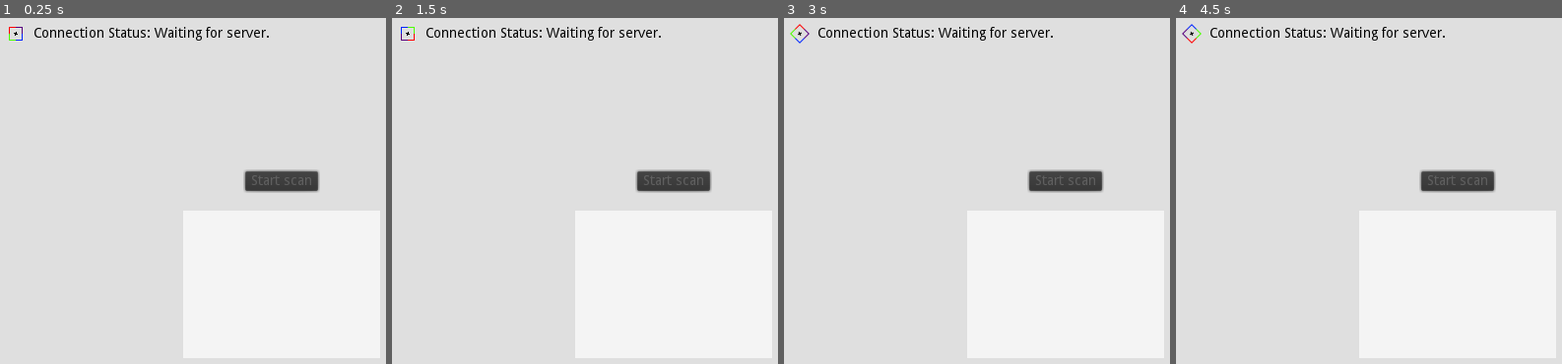
Above: before the commit, frames 1-4 (left to right).
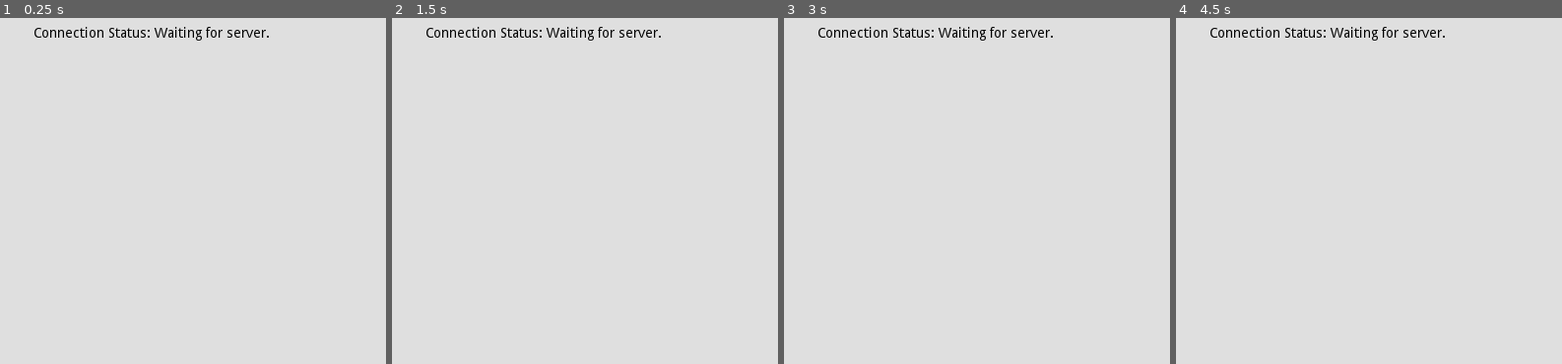
Above: after the commit, the same moments.

Repository: Aramatis/HRM-Godot-Integration
Game: Godot game, scene res://Root.tscn
The game is run twice, just before and just after one commit, with the same random seed, the same clock (stepped at 60 frames per second) and the same inputs.
Inputs:
- Up to frame 1 (0.25 s): no input
- Up to frame 2 (1.5 s): tap Enter at 0.5 s; tap Space at 1.25 s
- Up to frame 3 (3 s): tap Enter at 2 s; tap Space at 2.75 s
- Up to frame 4 (4.5 s): tap Enter at 3.5 s; tap Space at 4.25 s

The runs differ from the first frame. In frame 1, 1.4% of the frame differs, in the area x 2-83%, y 2-51%; in frame 2, 1.4%; in frame 3, 1.4%, in the area x 1-83%, y 1-51%; in frame 4, 1.4%.

Commit message:
Added HRM graph view

Diff:
--- /dev/null
+++ b/Axis.gd
@@ -0,0 +1,53 @@
+extends ColorRect
+
+# Signals
+signal name_resized
+
+# Variables
+var begin_label : Label
+var end_label : Label
+var name_label : Label
+var vertical : bool
+
+# Called when the node enters the scene tree for the first time.
+func _ready():
+	begin_label = $Begin
+	end_label = $End
+	name_label = $Name
+	vertical = false
+
+# Sets the axis as vertical
+func set_vertical():
+	if vertical:
+		return
+	self.set_rotation(PI/2)
+	name_label.set_rotation(-PI/2)
+	begin_label.set_rotation(-PI/2)
+	end_label.set_rotation(-PI/2)
+	name_label.rect_position[1] += name_label.rect_size[1]
+	name_label.rect_position[1] += name_label.rect_size[0]
+	end_label.rect_position[0] += end_label.rect_size[1]
+	vertical = true
+
+# Sets the axis as horizontal
+func set_horizontal():
+	if not vertical:
+		return
+	end_label.rect_position[0] -= end_label.rect_size[1]
+	name_label.rect_position[1] -= name_label.rect_size[0]
+	name_label.rect_position[1] -= name_label.rect_size[1]
+	end_label.set_rotation(0)
+	begin_label.set_rotation(0)
+	name_label.set_rotation(0)
+	self.set_rotation(0)
+	vertical = false
+
+# Sets the text of the labels for beginning and end:
+func set_labels(name, begin, end):
+	name_label.set_text(str(name))
+	begin_label.set_text(str(begin))
+	end_label.set_text(str(end))
+
+# Propagates the resized signal of the name label
+func _on_name_resized():
+	emit_signal("name_resized")
--- /dev/null
+++ b/Axis.tscn
@@ -0,0 +1,49 @@
+[gd_scene load_steps=2 format=2]
+
+[ext_resource path="res://Axis.gd" type="Script" id=1]
+
+[node name="Axis" type="ColorRect"]
+anchor_left = 0.5
+anchor_top = 0.5
+anchor_right = 0.5
+anchor_bottom = 0.5
+margin_left = -300.0
+margin_top = -1.0
+margin_right = 300.0
+margin_bottom = 1.0
+grow_horizontal = 0
+grow_vertical = 0
+rect_pivot_offset = Vector2( 300, 0 )
+color = Color( 0.635294, 0.635294, 0.635294, 1 )
+script = ExtResource( 1 )
+__meta__ = {
+"_edit_use_anchors_": false
+}
+
+[node name="Begin" type="Label" parent="."]
+margin_right = 40.0
+margin_bottom = 14.0
+custom_colors/font_color = Color( 0, 0, 0, 1 )
+
+[node name="End" type="Label" parent="."]
+anchor_left = 1.0
+anchor_right = 1.0
+margin_left = -25.0
+margin_bottom = 14.0
+grow_horizontal = 0
+custom_colors/font_color = Color( 0, 0, 0, 1 )
+align = 1
+__meta__ = {
+"_edit_use_anchors_": false
+}
+
+[node name="Name" type="Label" parent="."]
+margin_top = -14.0
+margin_right = 25.0
+margin_bottom = -9.53674e-07
+custom_colors/font_color = Color( 0, 0, 0, 1 )
+valign = 2
+__meta__ = {
+"_edit_use_anchors_": false
+}
+[connection signal="resized" from="Name" to="." method="_on_name_resized"]
--- /dev/null
+++ b/HrmGraph.gd
@@ -0,0 +1,70 @@
+extends Control
+
+# Variables
+var mean_hr : float
+var hr_ticks : int
+var x_axis
+var y_axis
+var current_hr
+var current_valence
+var x_scale : Vector2
+var y_scale : Vector2
+var indicator
+
+# Called when the node enters the scene tree for the first time.
+func _ready():
+	mean_hr = 0
+	hr_ticks = 0
+	current_hr = 0
+	current_valence = 0
+	x_scale = Vector2(0, 10)
+	y_scale = Vector2(120, 60)
+	x_axis = $xAxis
+	y_axis = $yAxis
+	indicator = $HRIndicator
+	indicator.position = Vector2(300, 300)
+	y_axis.connect("name_resized", self, "_on_y_axis_name_change_size")
+	x_axis.set_labels("Valence", x_scale[0], x_scale[1])
+	y_axis.set_labels("Heart Rate (bpm) ", y_scale[0], y_scale[1])
+
+# Auto rotates the y_axis after its name changes size
+func _on_y_axis_name_change_size():
+	y_axis.set_vertical()
+
+# Updates the median hr with a new measure
+func _update_hr(new_hr : int):
+	var new_hr_f = float(new_hr)
+	mean_hr = (mean_hr * hr_ticks) / (hr_ticks + 1)
+	mean_hr += new_hr_f / (hr_ticks + 1)
+	hr_ticks += 1
+
+# Returns the position as text
+func _get_as_text(x : int, y : int):
+	return "(" + str(x) + ", " + str(y) + ")"
+
+# Updates the graph with a new HR measure
+func new_hr(hr : int):
+	_update_hr(hr)
+	current_hr = hr
+	var text = _get_as_text(current_valence, hr)
+	indicator.move_y(600 - _transform_by_scale(1, y_scale, hr), text)
+
+# Updates the graph with a new valence
+func new_valence(val : int):
+	current_valence = val
+	var text = _get_as_text(val, current_hr)
+	indicator.move_x(_transform_by_scale(0, x_scale, val), text)
+
+# Transforms a position (in a dimention) from the given scale
+# to the corresponding graph position
+func _transform_by_scale(dimention : int, scale : Vector2, pos : int) -> float:
+	var result = float(pos)
+	var real_scale = Vector2(scale[0], scale[1])
+	if (scale[0] > scale[1]):
+		real_scale[0] = scale[1]
+		real_scale[1] = scale[0]
+	var graph_scale = Vector2(0, self.rect_size[dimention])
+	result -= real_scale[0]
+	var scale_size = real_scale[1] - real_scale[0]
+	result *= (graph_scale.length() / scale_size)
+	return result
--- /dev/null
+++ b/HrmGraph.tscn
@@ -0,0 +1,47 @@
+[gd_scene load_steps=4 format=2]
+
+[ext_resource path="res://HrmGraph.gd" type="Script" id=2]
+[ext_resource path="res://Indicator.tscn" type="PackedScene" id=4]
+[ext_resource path="res://Axis.tscn" type="PackedScene" id=5]
+
+[node name="HrmGraph" type="Control"]
+margin_right = 600.0
+margin_bottom = 600.0
+script = ExtResource( 2 )
+__meta__ = {
+"_edit_use_anchors_": false
+}
+
+[node name="MedianHR" type="Label" parent="."]
+anchor_left = 0.25
+anchor_top = 0.9
+anchor_right = 0.25
+anchor_bottom = 0.9
+grow_horizontal = 2
+grow_vertical = 2
+custom_colors/font_color = Color( 0, 0, 0, 1 )
+align = 1
+valign = 1
+__meta__ = {
+"_edit_use_anchors_": false
+}
+
+[node name="MedianValence" type="Label" parent="."]
+anchor_left = 0.75
+anchor_top = 0.9
+anchor_right = 0.75
+anchor_bottom = 0.9
+grow_horizontal = 2
+grow_vertical = 2
+custom_colors/font_color = Color( 0, 0, 0, 1 )
+align = 1
+valign = 1
+__meta__ = {
+"_edit_use_anchors_": false
+}
+
+[node name="xAxis" parent="." instance=ExtResource( 5 )]
+
+[node name="yAxis" parent="." instance=ExtResource( 5 )]
+
+[node name="HRIndicator" parent="." instance=ExtResource( 4 )]
--- /dev/null
+++ b/Indicator.gd
@@ -0,0 +1,52 @@
+extends Node2D
+
+var cab : Tween
+var moving : bool
+var trans_type : int
+var ease_type : int
+var dest_queue : Array
+var trans_time : float
+var pos_label : Label
+
+
+# Called when the node enters the scene tree for the first time.
+func _ready():
+	cab = $CabTween
+	trans_type = cab.TRANS_CUBIC
+	ease_type = cab.EASE_IN_OUT
+	dest_queue = []
+	trans_time = 5
+	pos_label = $PosLabel
+	cab.connect("tween_completed", self, "_on_tween_completed")
+
+func move_y(dest : float, text := ""):
+	_move_smooth(1, dest, text)
+
+func move_x(dest : float, text := ""):
+	_move_smooth(0, dest, text)
+
+# Moves the indicator smoothly to the given destination
+func _move_smooth(axis : int, dest : float, text : String):
+	if moving:
+		dest_queue.append({"axis": axis, "dest" : dest, "text": text})
+	else:
+		var dest_pos : Vector2
+		if axis > 0:
+			dest_pos = Vector2(self.position[0], dest)
+		else:
+			dest_pos = Vector2(dest, self.position[1])
+		moving = true
+		pos_label.set_text(text)
+		cab.interpolate_property(
+			self, "position", null, dest_pos,
+			trans_time, trans_type, ease_type, 0)
+		cab.start()
+
+# Sets the moving value to false again
+func _on_tween_completed(_object, _node_path):
+	moving = false
+	print("tween completed")
+	if not dest_queue.empty():
+		var dest_dict = dest_queue.pop_front()
+		var axis = dest_dict
+		_move_smooth(dest_dict.get("axis"), dest_dict.get("dest"), dest_dict.get("text"))
--- a/Indicator.tscn
+++ b/Indicator.tscn
@@ -1,25 +1,35 @@
-[gd_scene load_steps=10 format=2]
+[gd_scene load_steps=7 format=2]
 
-[ext_resource path="res://art/Indicator/3.png" type="Texture" id=1]
-[ext_resource path="res://art/Indicator/1.png" type="Texture" id=2]
-[ext_resource path="res://art/Indicator/2.png" type="Texture" id=3]
-[ext_resource path="res://art/Indicator/4.png" type="Texture" id=4]
-[ext_resource path="res://art/Indicator/6.png" type="Texture" id=5]
-[ext_resource path="res://art/Indicator/8.png" type="Texture" id=6]
-[ext_resource path="res://art/Indicator/5.png" type="Texture" id=7]
-[ext_resource path="res://art/Indicator/7.png" type="Texture" id=8]
+[ext_resource path="res://art/Player/3.png" type="Texture" id=1]
+[ext_resource path="res://art/Player/4.png" type="Texture" id=2]
+[ext_resource path="res://art/Player/2.png" type="Texture" id=3]
+[ext_resource path="res://art/Player/1.png" type="Texture" id=4]
+[ext_resource path="res://Indicator.gd" type="Script" id=5]
 
 [sub_resource type="SpriteFrames" id=1]
 animations = [ {
-"frames": [ ExtResource( 2 ), ExtResource( 3 ), ExtResource( 1 ), ExtResource( 4 ), ExtResource( 7 ), ExtResource( 5 ), ExtResource( 8 ), ExtResource( 6 ) ],
+"frames": [ ExtResource( 4 ), ExtResource( 3 ), ExtResource( 1 ), ExtResource( 2 ) ],
 "loop": true,
 "name": "default",
-"speed": 3.0
+"speed": 2.0
 } ]
 
 [node name="Indicator" type="Node2D"]
+script = ExtResource( 5 )
 
-[node name="AnimatedSprite" type="AnimatedSprite" parent="."]
+[node name="TickerSprite" type="AnimatedSprite" parent="."]
 frames = SubResource( 1 )
-frame = 7
 playing = true
+
+[node name="CabTween" type="Tween" parent="."]
+
+[node name="PosLabel" type="Label" parent="."]
+margin_left = 10.0
+margin_top = -7.0
+margin_right = 40.0
+margin_bottom = 7.0
+custom_colors/font_color = Color( 0, 0, 0, 1 )
+valign = 1
+__meta__ = {
+"_edit_use_anchors_": false
+}
--- a/Root.gd
+++ b/Root.gd
@@ -13,6 +13,7 @@
 var scan_pos : Position2D
 var devices : Array
 var start_menu : Control
+var hrm_graph : Control
 var server_pid : int
 
 # Called when the node enters the scene tree for the first time.
@@ -25,6 +26,7 @@
 	conn_status.set_text(conn_init_text + "Waiting for server.")
 	hrm_manager = $HrmManager
 	start_menu = $Screen/StartMenu
+	hrm_graph = $Screen/HrmGraph
 	indicator = $Screen/StartMenu/Indicator
 	conn_pos = $Screen/Positions/ConnectPos
 	scan_pos = $Screen/Positions/ScanPos
@@ -79,6 +81,7 @@
 func _select_device():
 	if device_list.is_anything_selected():
 		start_menu.hide()
+		hrm_graph.show()
 		var selected := device_list.get_selected_items()[0]
 		print("Device selected: " + devices[selected])
 		hrm_manager.connect_miband3(devices[selected])
--- a/Root.tscn
+++ b/Root.tscn
@@ -1,8 +1,9 @@
-[gd_scene load_steps=5 format=2]
+[gd_scene load_steps=6 format=2]
 
 [ext_resource path="res://HRM Control.tscn" type="PackedScene" id=1]
 [ext_resource path="res://Indicator.tscn" type="PackedScene" id=2]
 [ext_resource path="res://Root.gd" type="Script" id=3]
+[ext_resource path="res://HrmGraph.tscn" type="PackedScene" id=4]
 
 [sub_resource type="StyleBoxFlat" id=1]
 bg_color = Color( 0.960784, 0.960784, 0.960784, 1 )
@@ -28,6 +29,7 @@
 }
 
 [node name="StartMenu" type="Control" parent="Screen"]
+visible = false
 margin_right = 600.0
 margin_bottom = 600.0
 __meta__ = {
@@ -90,6 +92,9 @@
 "_edit_use_anchors_": false
 }
 
+[node name="HrmGraph" parent="Screen" instance=ExtResource( 4 )]
+visible = false
+
 [node name="Positions" type="Node2D" parent="Screen"]
 
 [node name="ScanPos" type="Position2D" parent="Screen/Positions"]
Binary file added: art/Player/1.png
Not shown, added: art/Player/1.png.import
Binary file added: art/Player/2.png
Not shown, added: art/Player/2.png.import
Binary file added: art/Player/3.png
Not shown, added: art/Player/3.png.import
Binary file added: art/Player/4.png
Not shown, added: art/Player/4.png.import
